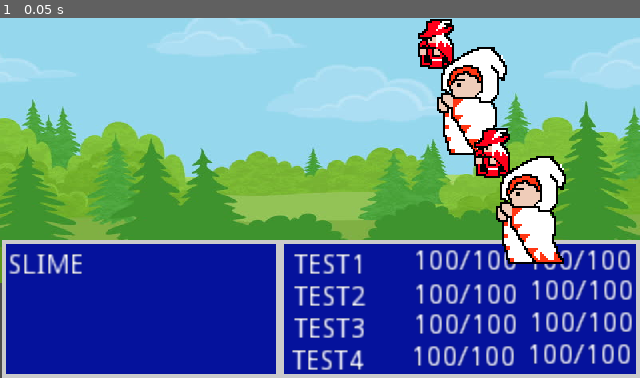
Above: before the commit, frame 1.
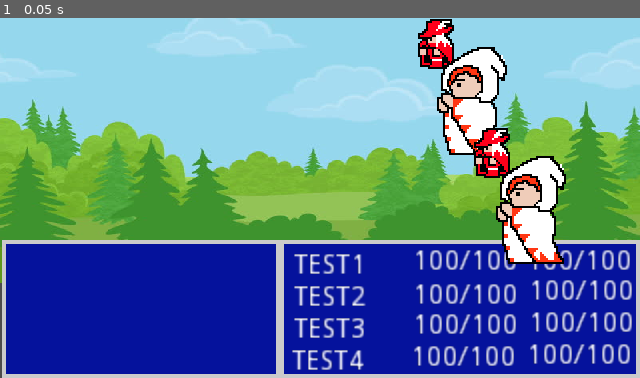
Above: after the commit, the same moment.

Repository: codingcurtis42/Godot_testing
Game: Godot game, scene res://Battle.tscn
The game is run twice, just before and just after one commit, with the same random seed, the same clock (stepped at 60 frames per second) and the same inputs. This scene is started directly instead of the project's main scene.
Inputs:
- Up to frame 1 (0.05 s): no input

The runs differ from the first frame. In frame 1, 0.3% of the frame differs, in the area x 1-13%, y 65-72%.

Commit message:
start work on randoom amount/selection of mobs for battle scene

Diff:
--- a/Battle.gd
+++ b/Battle.gd
@@ -5,22 +5,23 @@
 var p3namelabel
 var p4namelabel
 
-var Monster1
-var monstername = 'Slime'
-
 var monsterlabel1
 var monsterlabel2
 var monsterlabel3
 var monsterlabel4
+onready var Player_vars = get_node("/root/GlobalVaribles")
+var Monster_Data
+var selectable_monsters = {}
 
 
 func _ready():
-	load_mobs()
+	#load_mobs()
 	load_party()
+	choose_mobs()
+
 
 
 func load_party():
-	var Player_vars = get_node("/root/GlobalVaribles")
 	p1namelabel = get_node("PlayerPanel/p1name")
 	p1namelabel.text = String(Player_vars.p1name)
 	$Player1.set_texture(load(Player_vars.p1sprite))
@@ -39,6 +40,17 @@
 
 
 func load_mobs():
-	Monster1 = DataImport.enemy_data["Slime"]
 	monsterlabel1 = get_node("EnemyPanel/Monster1")
-	monsterlabel1.text = String(Monster1.Name)
+	monsterlabel1.text = String(Monster_Data.Name)
+	$Monster1.set_texture(load(Monster_Data.Art))
+
+
+func choose_mobs():
+	Monster_Data = DataImport.enemy_data
+	var amount = randi() % 4 + 1
+	var player_area = Player_vars.current_area
+
+	for i in Monster_Data:
+		if player_area == (Monster_Data[i].Area):
+			selectable_monsters = Monster_Data[i]
+			print (selectable_monsters)
--- a/Enemies - Sheet1.json
+++ b/Enemies - Sheet1.json
@@ -4,6 +4,323 @@
     "Health": 10,
     "Mana": 0,
     "Attack": 5,
-    "Defense": 5
+    "Defense": 5,
+    "Art": "res://Art/Slime.png",
+    "Area": "Grasslands"
+  },
+  "Rat": {
+    "Name": "Rat",
+    "Health": 12,
+    "Mana": 0,
+    "Attack": 6,
+    "Defense": 4,
+    "Art": "res://Art/rat.png",
+    "Area": "Grasslands"
+  },
+  "Velicoraptor": {
+    "Name": "Velicoraptor",
+    "Health": 14,
+    "Mana": 0,
+    "Attack": 7,
+    "Defense": 5,
+    "Art": null,
+    "Area": "Grasslands"
+  },
+  "Trex": {
+    "Name": "Trex",
+    "Health": "None",
+    "Mana": "None",
+    "Attack": "None",
+    "Defense": "None",
+    "Art": "None",
+    "Area": "None"
+  },
+  "Boogeyman": {
+    "Name": "Boogeyman",
+    "Health": "None",
+    "Mana": "None",
+    "Attack": "None",
+    "Defense": "None",
+    "Art": "None",
+    "Area": "None"
+  },
+  "Troll": {
+    "Name": "Troll",
+    "Health": "None",
+    "Mana": "None",
+    "Attack": "None",
+    "Defense": "None",
+    "Art": "None",
+    "Area": "None"
+  },
+  "Ogre": {
+    "Name": "Ogre",
+    "Health": "None",
+    "Mana": "None",
+    "Attack": "None",
+    "Defense": "None",
+    "Art": "None",
+    "Area": "None"
+  },
+  "Dragon": {
+    "Name": "Dragon",
+    "Health": "None",
+    "Mana": "None",
+    "Attack": "None",
+    "Defense": "None",
+    "Art": "None",
+    "Area": "None"
+  },
+  "Orc": {
+    "Name": "Orc",
+    "Health": "None",
+    "Mana": "None",
+    "Attack": "None",
+    "Defense": "None",
+    "Art": "None",
+    "Area": "None"
+  },
+  "Goblin": {
+    "Name": "Goblin",
+    "Health": "None",
+    "Mana": "None",
+    "Attack": "None",
+    "Defense": "None",
+    "Art": "None",
+    "Area": "None"
+  },
+  "Vampire": {
+    "Name": "Vampire",
+    "Health": "None",
+    "Mana": "None",
+    "Attack": "None",
+    "Defense": "None",
+    "Art": "None",
+    "Area": "None"
+  },
+  "Wolf": {
+    "Name": "Wolf",
+    "Health": "None",
+    "Mana": "None",
+    "Attack": "None",
+    "Defense": "None",
+    "Art": "None",
+    "Area": "None"
+  },
+  "Werewolf": {
+    "Name": "Werewolf",
+    "Health": "None",
+    "Mana": "None",
+    "Attack": "None",
+    "Defense": "None",
+    "Art": "None",
+    "Area": "None"
+  },
+  "Golem": {
+    "Name": "Golem",
+    "Health": "None",
+    "Mana": "None",
+    "Attack": "None",
+    "Defense": "None",
+    "Art": "None",
+    "Area": "None"
+  },
+  "Imp": {
+    "Name": "Imp",
+    "Health": "None",
+    "Mana": "None",
+    "Attack": "None",
+    "Defense": "None",
+    "Art": "None",
+    "Area": "None"
+  },
+  "Witch": {
+    "Name": "Witch",
+    "Health": "None",
+    "Mana": "None",
+    "Attack": "None",
+    "Defense": "None",
+    "Art": "None",
+    "Area": "None"
+  },
+  "Basilisk": {
+    "Name": "Basilisk",
+    "Health": "None",
+    "Mana": "None",
+    "Attack": "None",
+    "Defense": "None",
+    "Art": "None",
+    "Area": "None"
+  },
+  "Griffin": {
+    "Name": "Griffin",
+    "Health": "None",
+    "Mana": "None",
+    "Attack": "None",
+    "Defense": "None",
+    "Art": "None",
+    "Area": "None"
+  },
+  "Hippogriff": {
+    "Name": "Hippogriff",
+    "Health": "None",
+    "Mana": "None",
+    "Attack": "None",
+    "Defense": "None",
+    "Art": "None",
+    "Area": "None"
+  },
+  "Skeleton": {
+    "Name": "Skeleton",
+    "Health": "None",
+    "Mana": "None",
+    "Attack": "None",
+    "Defense": "None",
+    "Art": "None",
+    "Area": "None"
+  },
+  "Ghost": {
+    "Name": "Ghost",
+    "Health": "None",
+    "Mana": "None",
+    "Attack": "None",
+    "Defense": "None",
+    "Art": "None",
+    "Area": "None"
+  },
+  "Zombie": {
+    "Name": "Zombie",
+    "Health": "None",
+    "Mana": "None",
+    "Attack": "None",
+    "Defense": "None",
+    "Art": "None",
+    "Area": "None"
+  },
+  "Necromancer": {
+    "Name": "Necromancer",
+    "Health": "None",
+    "Mana": "None",
+    "Attack": "None",
+    "Defense": "None",
+    "Art": "None",
+    "Area": "None"
+  },
+  "Mummy": {
+    "Name": "Mummy",
+    "Health": "None",
+    "Mana": "None",
+    "Attack": "None",
+    "Defense": "None",
+    "Art": "None",
+    "Area": "None"
+  },
+  "Kobold": {
+    "Name": "Kobold",
+    "Health": "None",
+    "Mana": "None",
+    "Attack": "None",
+    "Defense": "None",
+    "Art": "None",
+    "Area": "None"
+  },
+  "Centaur": {
+    "Name": "Centaur",
+    "Health": "None",
+    "Mana": "None",
+    "Attack": "None",
+    "Defense": "None",
+    "Art": "None",
+    "Area": "None"
+  },
+  "Cerberus ": {
+    "Name": "Cerberus",
+    "Health": "None",
+    "Mana": "None",
+    "Attack": "None",
+    "Defense": "None",
+    "Art": "None",
+    "Area": "None"
+  },
+  "Cyclops": {
+    "Name": "Cyclops",
+    "Health": "None",
+    "Mana": "None",
+    "Attack": "None",
+    "Defense": "None",
+    "Art": "None",
+    "Area": "None"
+  },
+  "Hydra": {
+    "Name": "Hydra",
+    "Health": "None",
+    "Mana": "None",
+    "Attack": "None",
+    "Defense": "None",
+    "Art": "None",
+    "Area": "None"
+  },
+  "Pegasus": {
+    "Name": "Pegasus",
+    "Health": "None",
+    "Mana": "None",
+    "Attack": "None",
+    "Defense": "None",
+    "Art": "None",
+    "Area": "None"
+  },
+  "Python": {
+    "Name": "Python",
+    "Health": "None",
+    "Mana": "None",
+    "Attack": "None",
+    "Defense": "None",
+    "Art": "None",
+    "Area": "None"
+  },
+  "Yeti": {
+    "Name": "Yeti",
+    "Health": "None",
+    "Mana": "None",
+    "Attack": "None",
+    "Defense": "None",
+    "Art": "None",
+    "Area": "None"
+  },
+  "Naga": {
+    "Name": "Naga",
+    "Health": "None",
+    "Mana": "None",
+    "Attack": "None",
+    "Defense": "None",
+    "Art": "None",
+    "Area": "None"
+  },
+  "Leviathan": {
+    "Name": "Leviathan",
+    "Health": "None",
+    "Mana": "None",
+    "Attack": "None",
+    "Defense": "None",
+    "Art": "None",
+    "Area": "None"
+  },
+  "Succubus": {
+    "Name": "Succubus",
+    "Health": "None",
+    "Mana": "None",
+    "Attack": "None",
+    "Defense": "None",
+    "Art": "None",
+    "Area": "None"
+  },
+  "Grendel": {
+    "Name": "Grendel",
+    "Health": "None",
+    "Mana": "None",
+    "Attack": "None",
+    "Defense": "None",
+    "Art": "None",
+    "Area": "None"
   }
 }
--- a/GlobalVaribles.gd
+++ b/GlobalVaribles.gd
@@ -46,3 +46,4 @@
 
 # global Variables
 var gold : int = 0
+var current_area = "Grasslands"
--- a/MainMenu.tscn
+++ b/MainMenu.tscn
@@ -1,3 +1,25 @@
 [gd_scene format=2]
 
 [node name="MainMenu" type="Node2D"]
+
+[node name="RichTextLabel" type="RichTextLabel" parent="."]
+margin_left = 133.375
+margin_top = 39.0908
+margin_right = 202.375
+margin_bottom = 57.0908
+custom_colors/default_color = Color( 0.878431, 0.054902, 0.054902, 1 )
+custom_constants/table_vseparation = 0
+text = "RPG MoFo"
+__meta__ = {
+"_edit_use_anchors_": false
+}
+
+[node name="RichTextLabel2" type="RichTextLabel" parent="."]
+margin_left = 131.603
+margin_top = 76.9431
+margin_right = 205.603
+margin_bottom = 92.9431
+text = "New Game"
+__meta__ = {
+"_edit_use_anchors_": false
+}
--- a/project.godot
+++ b/project.godot
@@ -91,6 +91,11 @@
 "events": [ Object(InputEventKey,"resource_local_to_scene":false,"resource_name":"","device":0,"alt":false,"shift":false,"control":false,"meta":false,"command":false,"pressed":false,"scancode":70,"unicode":0,"echo":false,"script":null)
  ]
 }
+ui_exit_to_world={
+"deadzone": 0.5,
+"events": [ Object(InputEventKey,"resource_local_to_scene":false,"resource_name":"","device":0,"alt":false,"shift":false,"control":false,"meta":false,"command":false,"pressed":false,"scancode":71,"unicode":0,"echo":false,"script":null)
+ ]
+}
 
 [rendering]
 
Binary file added: Art/rat.png
Not shown, added: Art/rat.png.import
